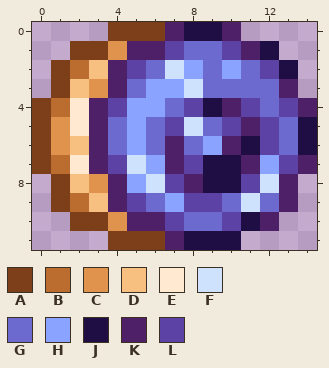
Two versions of one pixel-art sprite, Items/Melee/Sediment.png. That is the earlier state.
The file is 30x24 pixels, drawn in blocks of 2x2; one block is one cell here.
Palette (. is transparent): A #7c3f1a  B #bb6c2f  C #df934c  D #f8c080  E #ffe9d0  F #cee2fe  G #6c6ace  H #8aa3ff  J #1f0e43  K #4d2067  L #5c42a5
Pixels before, first column x 0:
 0 ....AAAKJJK....
 1 ..AACKKLGGLKJ..
 2 .ABDKLGFHGHGLJ.
 3 .ADCKGHHFGGGGK.
 4 ABEKLHHGLJKLGLK
 5 ACEKGHGLFGLKLGJ
 6 ACDKGHGKGHKJLGJ
 7 ABEKLFHKLJJKHLK
 8 .ADCKHFLKJJLFK.
 9 .ABDKLGHLLGFGK.
10 ..AACKKLGGLJK..
11 ....AAAKJJJ....
After:
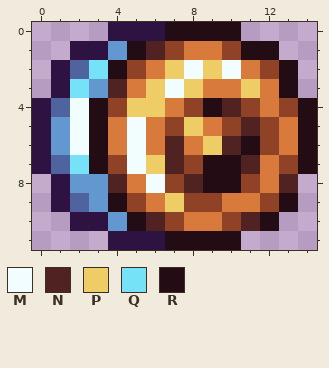
Colours new in this view: M #f2fdff  N #512222  P #eecd67  Q #76e2f8  R #240c14
Edits made:
colour A: #7c3f1a -> #2e1242
colour B: #bb6c2f -> #4f649f
colour C: #df934c -> #6297cf
colour G: #6c6ace -> #d87a3c
colour L: #5c42a5 -> #904226
y 0: x 7..10 KJJK -> RRRR
y 1: x 5..6 KK -> RN; x 11..12 KJ -> RR
y 2: x 3..4 DK -> QR; x 7..10 FHGH -> PMPM; x 13 J -> R
y 3: x 2 D -> Q; x 4 K -> N; x 6..8 HHF -> PMP; x 11 G -> P; x 13 K -> R
y 4: x 2..3 EK -> MR; x 5..6 HH -> PP; x 9..10 JK -> RN; x 14 K -> R
y 5: x 2..3 EK -> MR; x 5 H -> M; x 8 F -> P; x 11 K -> N; x 14 J -> R
y 6: x 2..3 DK -> MR; x 5 H -> M; x 7 K -> N; x 9..11 HKJ -> PNR; x 14 J -> R
y 7: x 2..3 EK -> QR; x 5..7 FHK -> MPN; x 9..12 JJKH -> RRNG; x 14 K -> R
y 8: x 2 D -> C; x 4..6 KHF -> NGM; x 8..10 KJJ -> NRR; x 12..13 FK -> GN
y 9: x 3..4 DK -> CR; x 7 H -> P; x 11..13 FGK -> GLR
y 10: x 5..6 KK -> RN; x 11..12 JK -> NR
y 11: x 7..10 KJJJ -> RRRR
